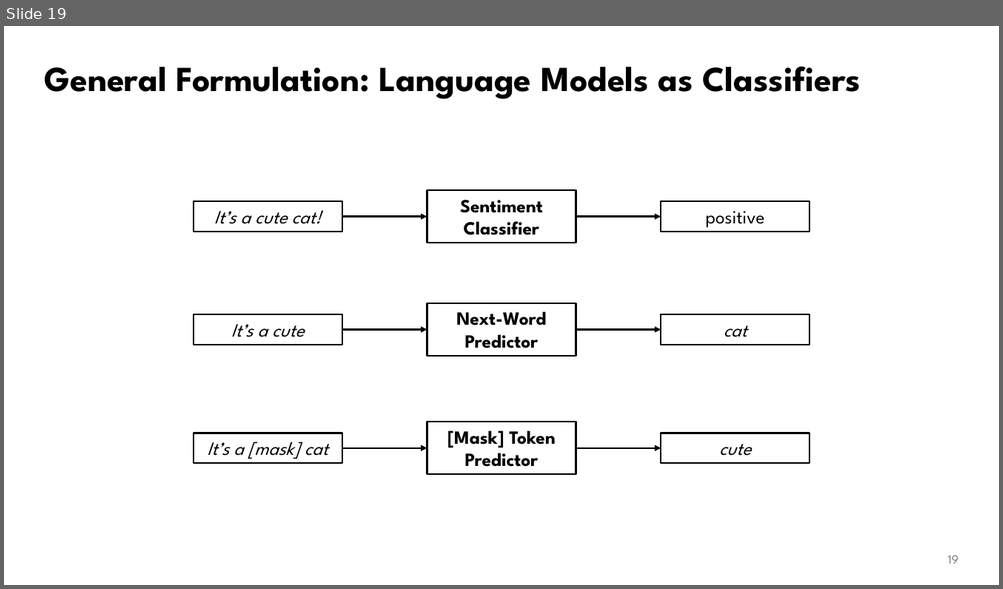
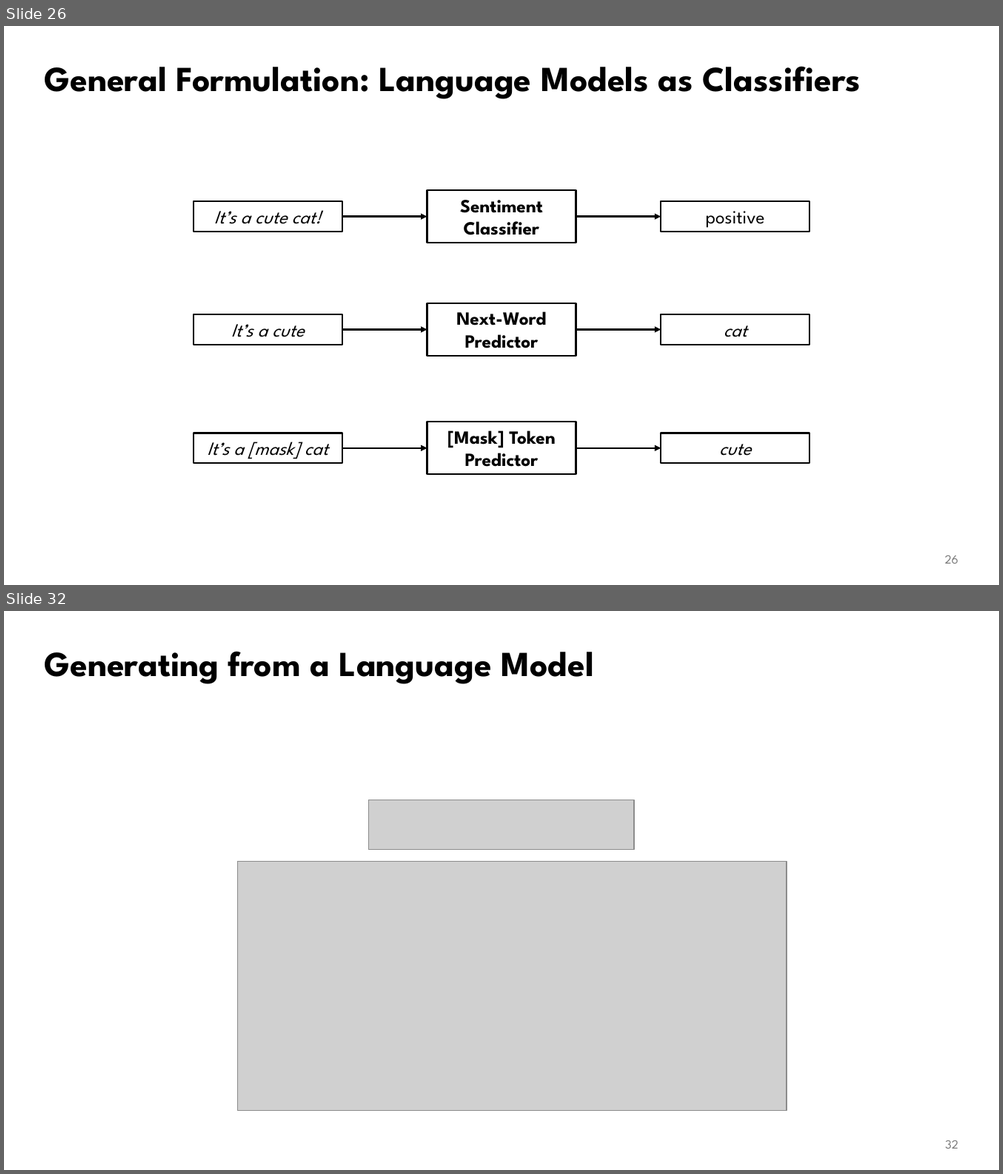
Before and after one commit to waterloo-nlp/intro-to-nlp-material, a slide deck: slides/lect6.1-lms.pptx. Shown one above the other, each under a label of ours: slide 19 before the commit, slides 26 and 32 after it; the slides between them are not shown. The pictures are 1003x589 and 1003x1174 pixels, drawn with LibreOffice and Linux fonts; fonts in the diff are those of the drawing; grey boxes stand for pictures. Boxes give left, top, right and bottom in pixels: in the first picture for what was removed or moved away, otherwise in the second. Text is boxed around its words. In the diff, an @@ line names an element or a change of style, - is before the commit and + after.

```diff
--- a/slides/lect6.1-lms.pptx
+++ b/slides/lect6.1-lms.pptx
@@ slide 32 added at (4,611,999,1170), background #FFFFFF @@
@@ title added at (45,651,593,684), 34 pt, text #000000, bold @@
+Generating from a Language Model
@@ picture added at (369,800,634,850) @@
@@ picture added at (238,862,787,1111) @@
@@ page number added at (945,1141,958,1149), 12 pt, text #797979 @@
+32
@@ what was slide 19 is now slide 26 @@
@@ page number at (945,556,958,564): text changed @@
-19
+26
```
Also in this commit, not shown: 3 slides changed, 18 other slides added, 2 other files.
